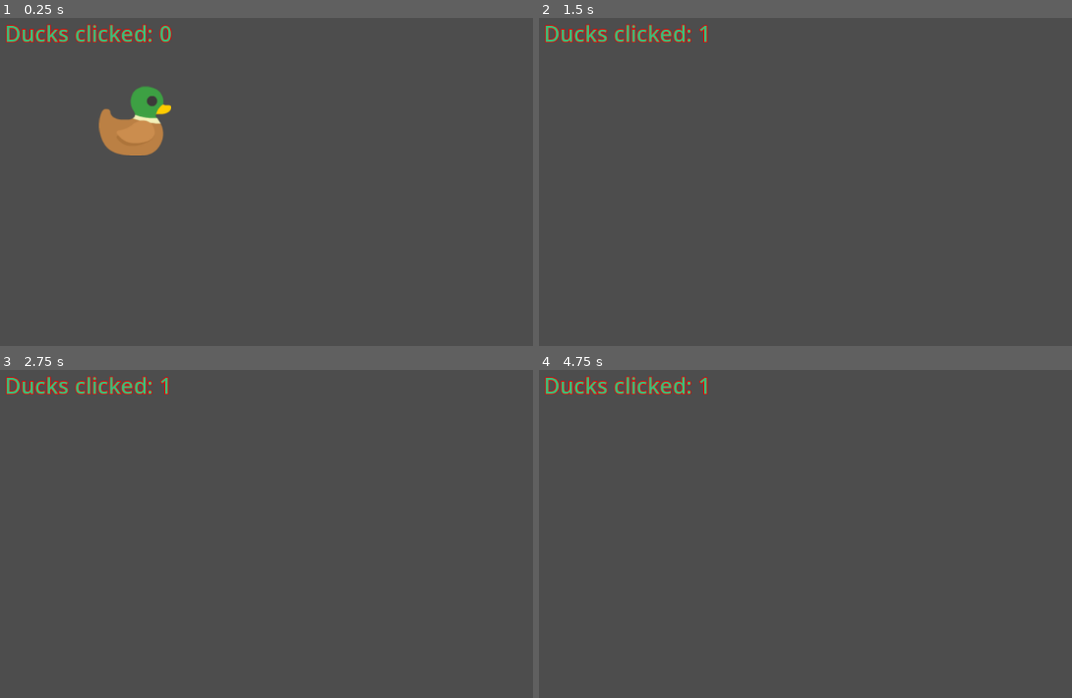
Above: before the commit, frames 1-4 (two rows, left to right).
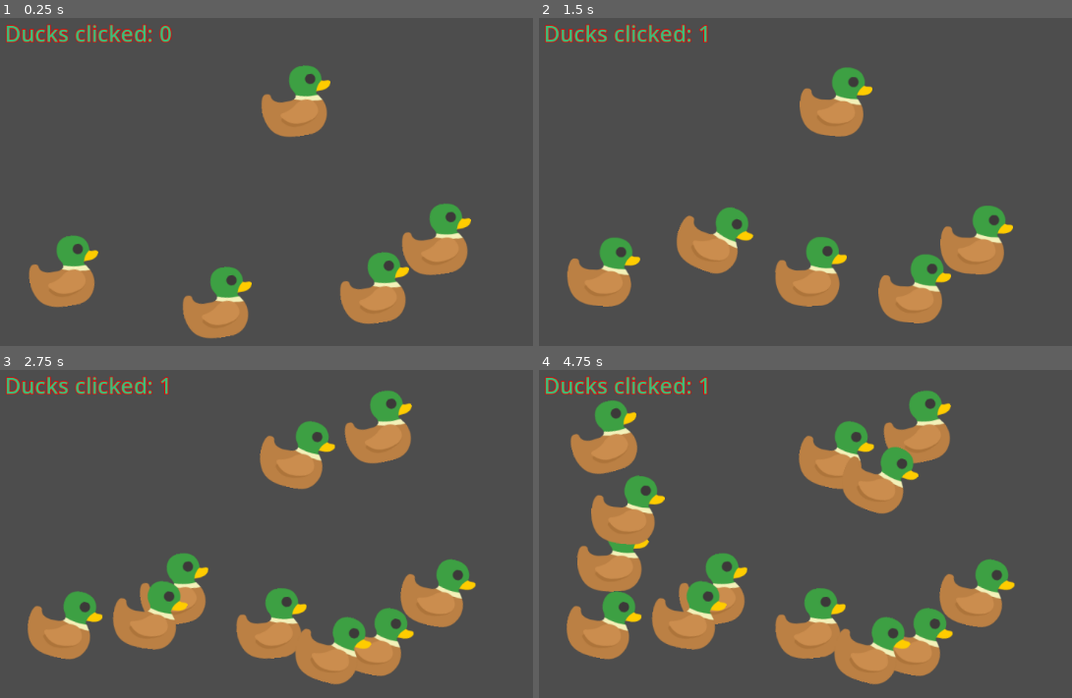
Above: after the commit, the same moments.

Repository: lislis/class-altctrl-ducks
Game: Godot game, scene res://main.tscn
The game is run twice, just before and just after one commit, with the same random seed, the same clock (stepped at 60 frames per second) and the same inputs. Sound files missing from this copy of the repository are replaced by a short silence.
Inputs (mouse positions are in pixels of both pictures, inside the frame that each line leads up to):
- Up to frame 1 (0.25 s): no input
- Up to frame 2 (1.5 s): move the mouse to (672, 119) at 0.52 s; click (672, 119) at 0.67 s; move the mouse to (757, 283) at 1.27 s; click (757, 283) at 1.42 s
- Up to frame 3 (2.75 s): move the mouse to (453, 494) at 2.02 s; click (453, 494) at 2.17 s
- Up to frame 4 (4.75 s): move the mouse to (outside the picture) at 2.77 s; click (outside the picture) at 2.92 s; move the mouse to (outside the picture) at 3.52 s; click (outside the picture) at 3.67 s; move the mouse to (677, 530) at 4.27 s; click (677, 530) at 4.42 s

The runs differ from the first frame. In frame 1, 11% of the frame differs, in the area x 5-89%, y 14-98%; in frame 2, 11%; in frame 3, 15%; in frame 4, 21%, in the area x 5-90%, y 6-96%.

Commit message:
add game over screen

Diff:
--- a/first-game-2/duck.gd
+++ b/first-game-2/duck.gd
@@ -2,9 +2,11 @@
 
 signal clicked
 
+@onready var anim = $AnimationPlayer
+
 # Called when the node enters the scene tree for the first time.
 func _ready() -> void:
-	pass # Replace with function body.
+	anim.play("idle")
 
 # Called every frame. 'delta' is the elapsed time since the previous frame.
 func _process(delta: float) -> void:
--- a/first-game-2/duck.tscn
+++ b/first-game-2/duck.tscn
@@ -7,6 +7,44 @@
 [sub_resource type="CircleShape2D" id="CircleShape2D_3msd4"]
 radius = 54.147945
 
+[sub_resource type="Animation" id="Animation_mbejg"]
+length = 0.001
+tracks/0/type = "value"
+tracks/0/imported = false
+tracks/0/enabled = true
+tracks/0/path = NodePath("DuckBrown:rotation")
+tracks/0/interp = 1
+tracks/0/loop_wrap = true
+tracks/0/keys = {
+"times": PackedFloat32Array(0),
+"transitions": PackedFloat32Array(1),
+"update": 0,
+"values": [-0.3351032]
+}
+
+[sub_resource type="Animation" id="Animation_qigen"]
+resource_name = "idle"
+length = 2.0
+loop_mode = 1
+tracks/0/type = "value"
+tracks/0/imported = false
+tracks/0/enabled = true
+tracks/0/path = NodePath("DuckBrown:rotation")
+tracks/0/interp = 1
+tracks/0/loop_wrap = true
+tracks/0/keys = {
+"times": PackedFloat32Array(0, 1, 2),
+"transitions": PackedFloat32Array(1, 1, 1),
+"update": 0,
+"values": [-0.3351032, 0.3822271, -0.3351032]
+}
+
+[sub_resource type="AnimationLibrary" id="AnimationLibrary_co3ja"]
+_data = {
+&"RESET": SubResource("Animation_mbejg"),
+&"idle": SubResource("Animation_qigen")
+}
+
 [node name="Duck" type="Area2D" unique_id=27048087]
 script = ExtResource("1_v1dtq")
 
@@ -14,10 +52,14 @@
 shape = SubResource("CircleShape2D_3msd4")
 
 [node name="DuckBrown" type="Sprite2D" parent="." unique_id=978730680]
+rotation = -0.3351032
 texture = ExtResource("1_r8k62")
 
 [node name="AudioStreamPlayer2D" type="AudioStreamPlayer" parent="." unique_id=145511684]
 stream = ExtResource("3_mbejg")
 
+[node name="AnimationPlayer" type="AnimationPlayer" parent="." unique_id=1106916662]
+libraries/ = SubResource("AnimationLibrary_co3ja")
+
 [connection signal="input_event" from="." to="." method="_on_input_event"]
 [connection signal="finished" from="AudioStreamPlayer2D" to="." method="_on_audio_stream_player_2d_finished"]
--- /dev/null
+++ b/first-game-2/gameover.tscn
@@ -0,0 +1,11 @@
+[gd_scene format=3 uid="uid://crrv5m8ygxh5q"]
+
+[node name="Gameover" type="Node2D" unique_id=1610422626]
+
+[node name="Label" type="Label" parent="." unique_id=44366594]
+offset_left = 403.0
+offset_top = 195.0
+offset_right = 747.0
+offset_bottom = 278.0
+theme_override_font_sizes/font_size = 60
+text = "GAME OVER"
--- a/first-game-2/main.gd
+++ b/first-game-2/main.gd
@@ -2,35 +2,51 @@
 
 @export var score: int
 @export var score_label: String
+# number of ducks to start with
+@export var number_of_ducks: int
+
+# @export var test: Resource
 
 var duck_scene = load("res://duck.tscn")
 var display
 
+var game_over_scene = load("res://gameover.tscn")
+
 # Called when the node enters the scene tree for the first time.
 func _ready() -> void:
+	# overwrite with a random amount
+	number_of_ducks = randi_range(4, 10)
 	score = 0
 	score_label = $Control/Clicks.text
 	$Control/Clicks.text = score_label + "%s" % score
 
 	display = DisplayServer.screen_get_size()
 
+	# create the set amount of ducks
+	for n in range(0, number_of_ducks):
+		_create_duck()
+
+# Called every frame. 'delta' is the elapsed time since the previous frame.
+func _process(delta: float) -> void:
+	print($Countdown.time_left)
+
+func _on_duck_clicked() -> void:
+	score = score + 1
+	print(score)
+	$Control/Clicks.text = score_label + "%s" % score
+
+func _create_duck() -> void:
 	var new_duck = duck_scene.instantiate()
 	var duck_size = new_duck.get_child(1).get_texture().get_size()
 	var rand_x = randi_range(duck_size.x, display.x - duck_size.x)
 	var rand_y = randi_range(duck_size.y, display.y - duck_size.x)
 	new_duck.position = Vector2(rand_x, rand_y)
+	$DuckManager.add_child(new_duck)
+	new_duck.clicked.connect(_on_duck_clicked)
 
-	$DuckManager.add_child(new_duck)
+func _on_timer_timeout() -> void:
+	_create_duck()
 
-	for duck in $DuckManager.get_children():
-		print(duck.name)
-		duck.clicked.connect(_on_duck_clicked)
-
-# Called every frame. 'delta' is the elapsed time since the previous frame.
-func _process(delta: float) -> void:
-	pass
-
-func _on_duck_clicked() -> void:
-	score = score + 1
-	print(score)
-	$Control/Clicks.text = score_label + "%s" % score
+func _on_countdown_timeout() -> void:
+	print("GAME OVER")
+	get_tree().change_scene_to_packed(game_over_scene)
--- a/first-game-2/main.tscn
+++ b/first-game-2/main.tscn
@@ -4,6 +4,7 @@
 
 [node name="Main" type="Node2D" unique_id=1234164896]
 script = ExtResource("1_h2yge")
+number_of_ducks = 5
 
 [node name="Control" type="Control" parent="." unique_id=1792907584]
 layout_mode = 3
@@ -24,3 +25,15 @@
 text = "Ducks clicked: "
 
 [node name="DuckManager" type="Node2D" parent="." unique_id=303662095]
+
+[node name="Timer" type="Timer" parent="." unique_id=1968663092]
+wait_time = 0.52
+autostart = true
+
+[node name="Countdown" type="Timer" parent="." unique_id=1495686129]
+wait_time = 10.0
+one_shot = true
+autostart = true
+
+[connection signal="timeout" from="Timer" to="." method="_on_timer_timeout"]
+[connection signal="timeout" from="Countdown" to="." method="_on_countdown_timeout"]
